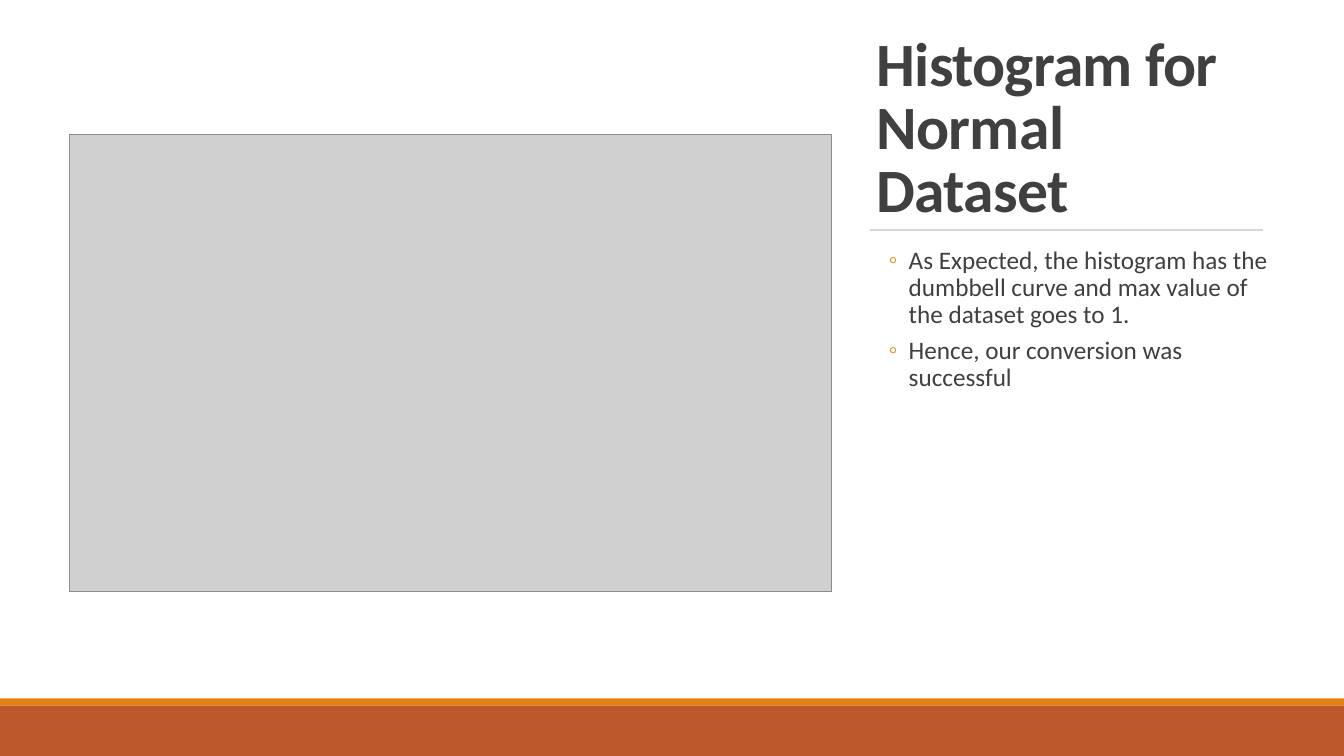
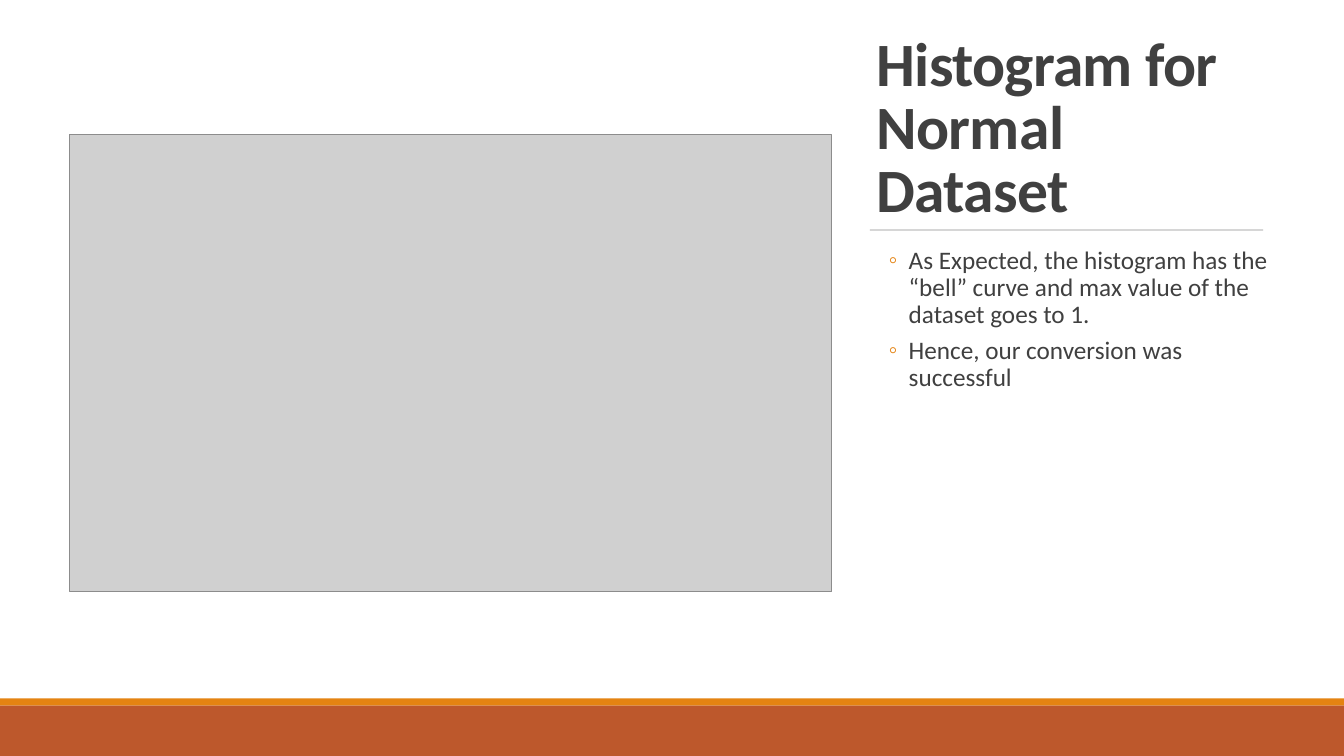
Before and after one commit to ayndp657/ALGORITHMLAB, a slide deck: slide 26 of Assignment 1/Assignment Presentation.pptx (slide 10 before the commit). Drawn at 1344x756 pixels with LibreOffice and Linux fonts; fonts in the diff are those of the drawing; grey boxes stand for pictures. Boxes give left, top, right and bottom in pixels: in the first picture for what was removed or moved away, otherwise in the second. Text is boxed around its words. In the diff, an @@ line names an element or a change of style, - is before the commit and + after.

```diff
--- a/Assignment 1/Assignment Presentation.pptx
+++ b/Assignment 1/Assignment Presentation.pptx
@@ text at (909,251,1267,328): text changed @@
-  ◦ As Expected, the histogram has the dumbbell curve and max value of the dataset goes to 1.
+  ◦ As Expected, the histogram has the “bell” curve and max value of the dataset goes to 1.
```
Also in this commit, not shown: 16 slides added, 5 other files.
